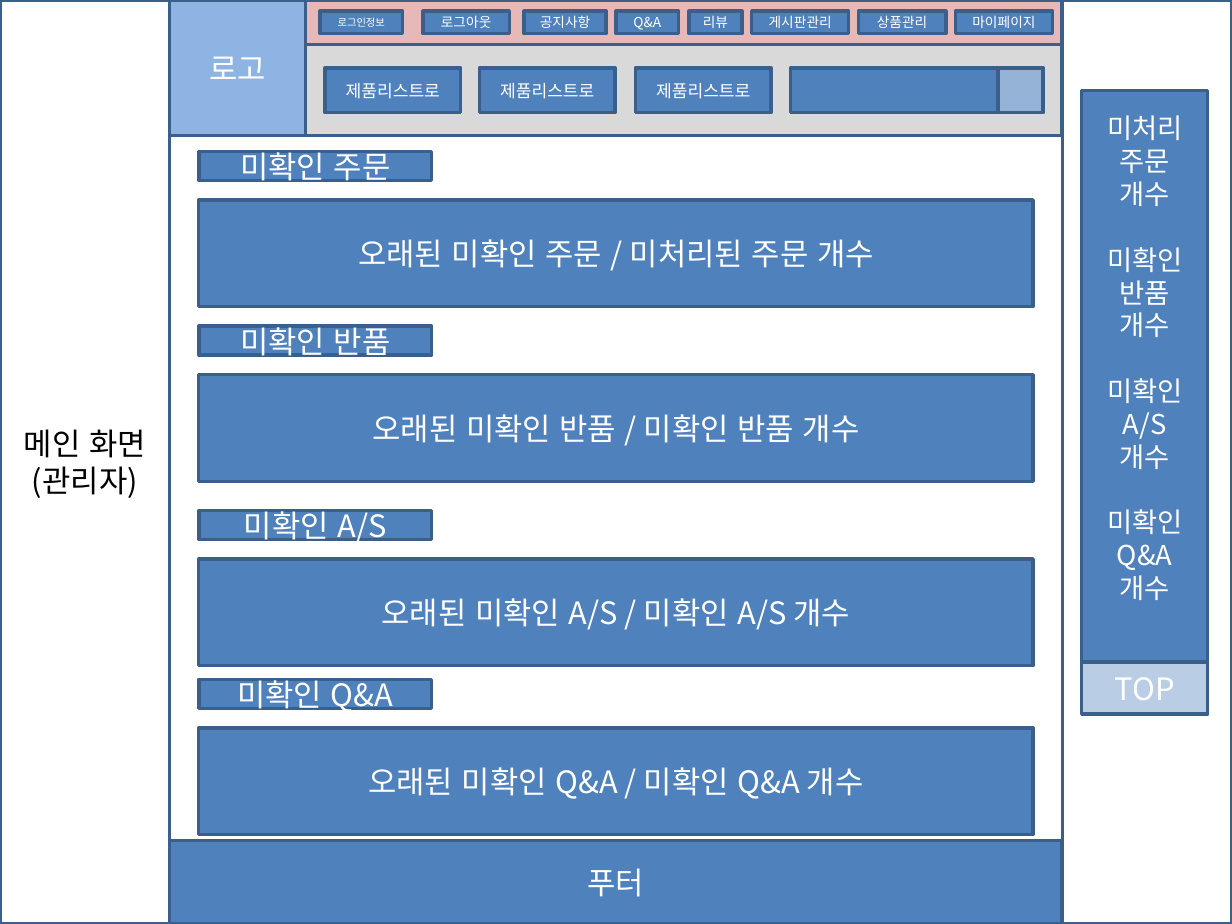
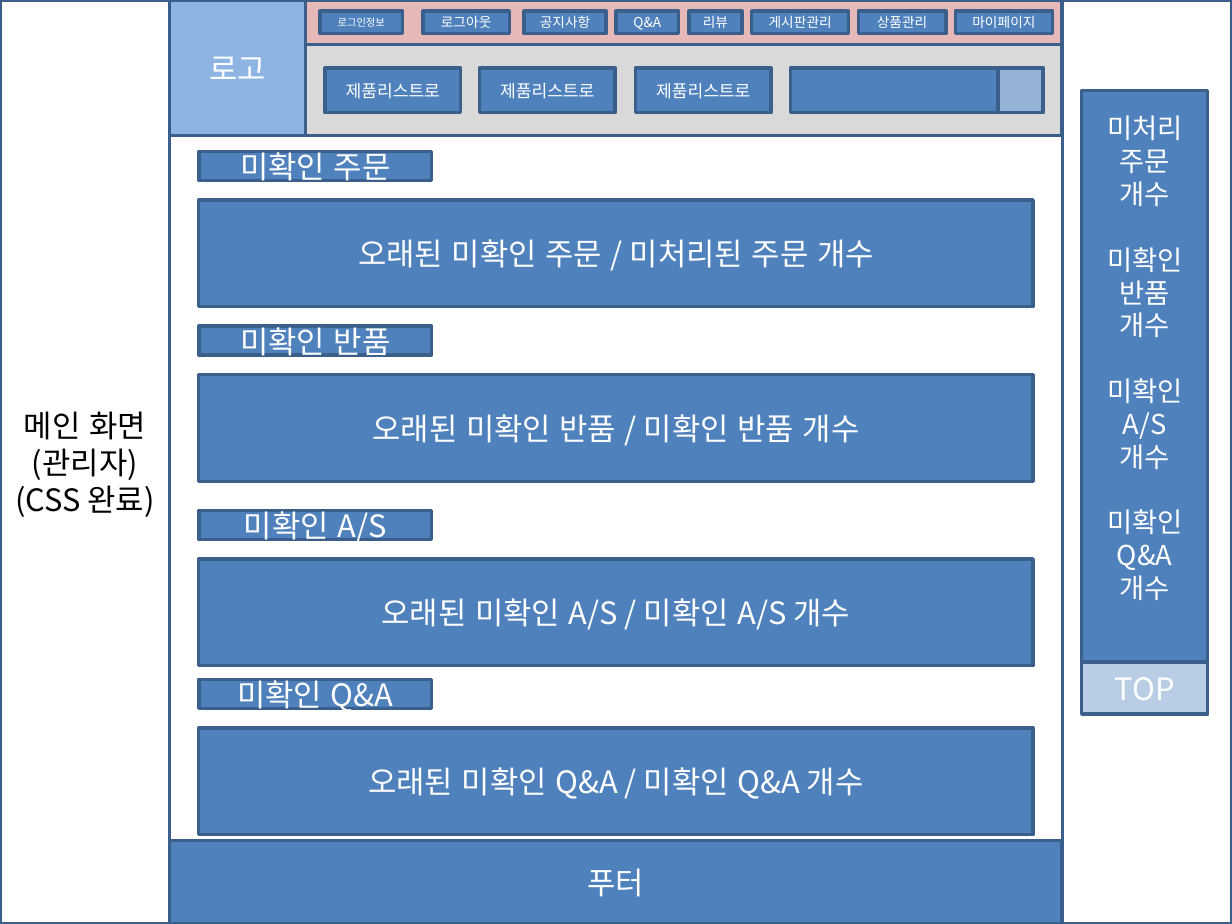
Before and after one commit to dksdlcks12/Portfolio, a slide deck: slide 26 of 스토리보드(구현 및 필요하면 추가).pptx. Drawn at 1232x924 pixels with LibreOffice and Linux fonts; fonts in the diff are those of the drawing. Boxes give left, top, right and bottom in pixels: in the first picture for what was removed or moved away, otherwise in the second. Text is boxed around its words. In the diff, an @@ line names an element or a change of style, - is before the commit and + after.

```diff
--- a/스토리보드(구현 및 필요하면 추가).pptx
+++ b/스토리보드(구현 및 필요하면 추가).pptx
@@ text in rectangle at [15,485,155,517]: paragraph added @@
+(CSS 완료)
```
Also in this commit, not shown: 14 other slides changed, 1 slide added, 1 other file.
